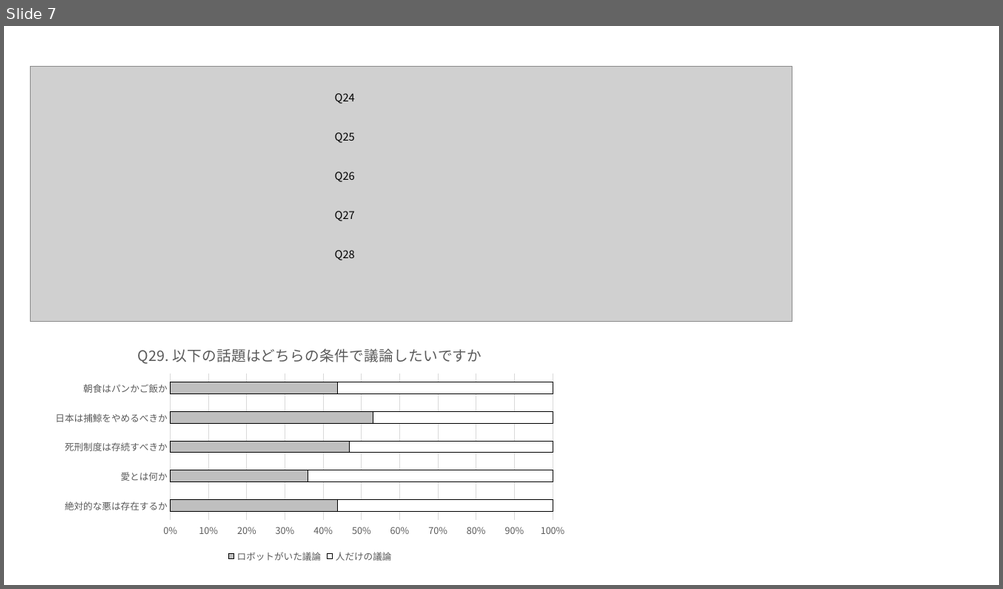
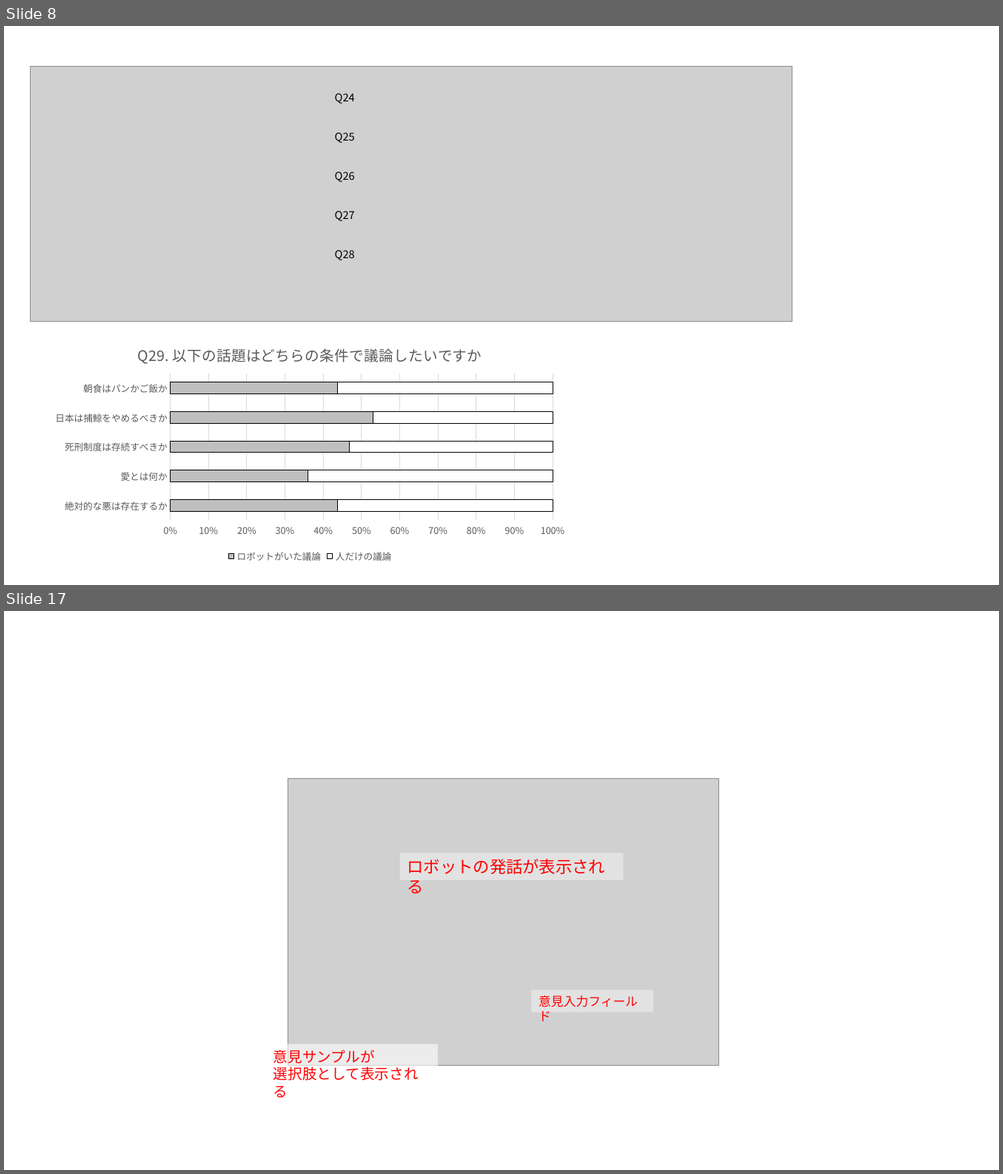
Before and after one commit to anchor200/2020_B_thesis, a slide deck: 図.pptx. Shown one above the other, each under a label of ours: slide 7 before the commit, slides 8 and 17 after it; the slides between them are not shown. The pictures are 1003x589 and 1003x1174 pixels, drawn with LibreOffice and Linux fonts; fonts in the diff are those of the drawing; grey boxes stand for pictures. Boxes give left, top, right and bottom in pixels: in the first picture for what was removed or moved away, otherwise in the second. Text is boxed around its words. In the diff, an @@ line names an element or a change of style, - is before the commit and + after.

```diff
--- a/図.pptx
+++ b/図.pptx
@@ slide 17 added at (x1=4, y1=611, x2=999, y2=1170), background #FFFFFF @@
@@ picture added at (x1=288, y1=779, x2=719, y2=1066) @@
@@ rectangle added at (x1=399, y1=853, x2=623, y2=880), fill #FFFFFF at 40% opacity, 16 pt, text #FF0000 @@
+ロボットの発話が表示される
@@ rectangle added at (x1=532, y1=990, x2=653, y2=1012), fill #FFFFFF at 40% opacity, 12 pt, text #FF0000 @@
+意見入力フィールド
@@ rectangle added at (x1=266, y1=1045, x2=438, y2=1087), fill #FFFFFF at 60% opacity, 14 pt, text #FF0000 @@
+意見サンプルが
+選択肢として表示される
@@ what was slide 7 is now slide 8 @@
```
Also in this commit, not shown: 1 slide changed, 8 other slides added, 25 other files.
